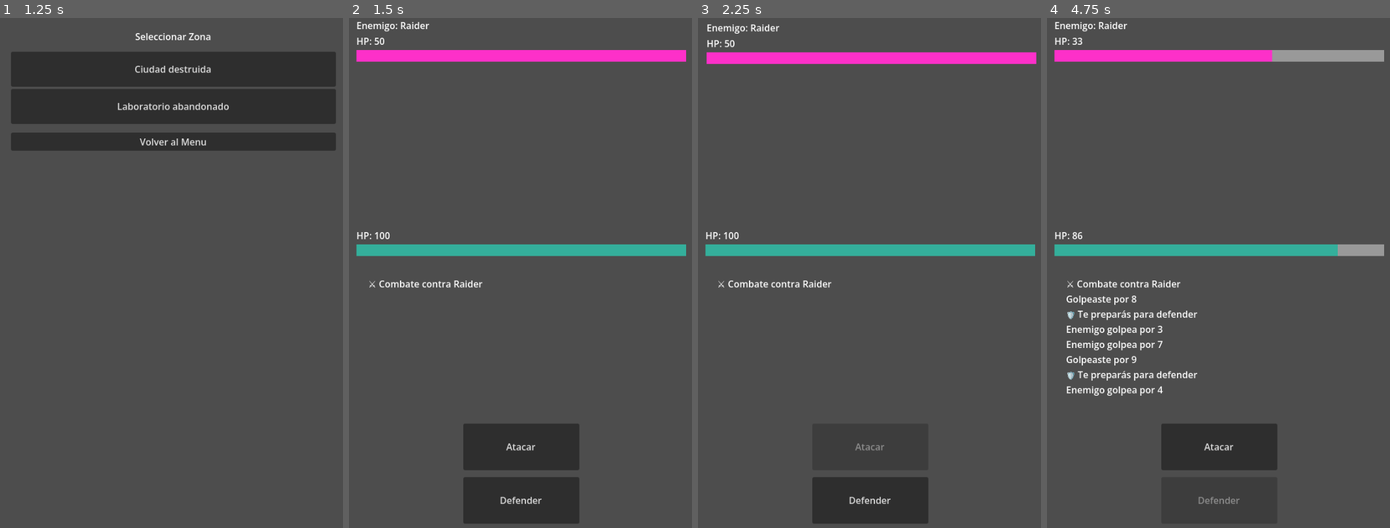
Above: before the commit, frames 1-4 (left to right).
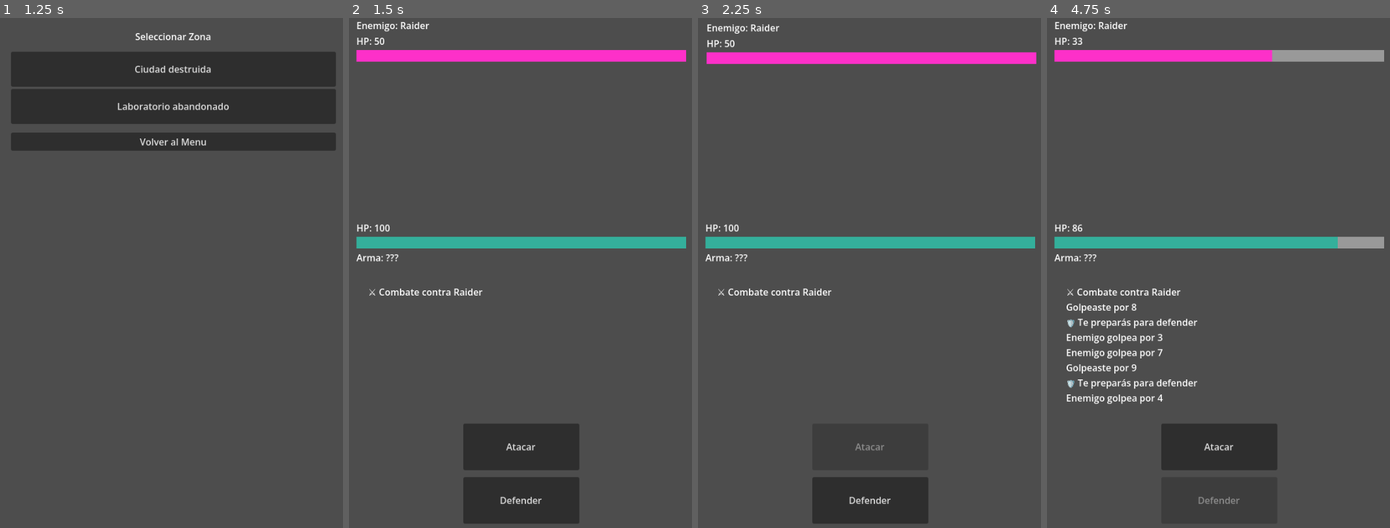
Above: after the commit, the same moments.

Repository: MirandaFrancoCBA/apocalypsheep
Game: Godot game, scene res://scenes/main_menu.tscn
The game is run twice, just before and just after one commit, with the same random seed, the same clock (stepped at 60 frames per second) and the same inputs.
Inputs:
- Up to frame 1 (1.25 s): click "JUGAR" at 0.5 s
- Up to frame 2 (1.5 s): click "Ciudad destruida" at 1.25 s
- Up to frame 3 (2.25 s): click "Atacar" at 2 s
- Up to frame 4 (4.75 s): click "Defender" at 2.75 s; click "Atacar" at 3.5 s; click "Defender" at 4.25 s

Frame 1 is identical in both runs. In frame 2, 3.6% of the frame differs, in the area x 2-99%, y 40-55%; in frame 3, 3.6%; in frame 4, 6.6%, in the area x 2-99%, y 40-76%.
Error before the commit: Invalid assignment of property or key 'text' with value of type 'String' on a base object of type 'Nil'. (res://scripts/ui/combat_screen.gd:265)

Commit message:
Feat: show weapon

Diff:
--- a/data/items.json
+++ b/data/items.json
@@ -29,7 +29,7 @@
     },
     {
         "id": "rusty_pistol",
-        "name": "Pistola Oxidada",
+        "name": "Pistola Oxidada Agujereadora",
         "type": "weapon",
         "damage": 3,
         "effect": "bleed",
--- a/scenes/combat_screen.tscn
+++ b/scenes/combat_screen.tscn
@@ -12,7 +12,7 @@
 [sub_resource type="StyleBoxFlat" id="StyleBoxFlat_032jr"]
 bg_color = Color(0.20565334, 0.68708014, 0.6062001, 1)
 
-[node name="CombatScreen" type="Control" unique_id=844330171 …(234 unchanged characters)… ts_container", "enemy_effects_container")]
+[node name="CombatScreen" type="Control" unique_id=844330171 …(234 unchanged characters)… ts_container", "enemy_effects_container", "label_weapon")]
 layout_mode = 3
 anchors_preset = 15
 anchor_right = 1.0
@@ -33,6 +33,7 @@
 button_defend = NodePath("MarginContainer/VBoxContainer/ButtonDefend")
 player_effects_container = NodePath("MarginContainer/VBoxContainer/PlayerContainer/PlayerEffects")
 enemy_effects_container = NodePath("MarginContainer/VBoxContainer/EnemyContainer/EnemyEffects")
+label_weapon = NodePath("MarginContainer/VBoxContainer/PlayerContainer/LabelWeapon")
 
 [node name="MarginContainer" type="MarginContainer" parent="." unique_id=1555668808]
 layout_mode = 1
@@ -93,6 +94,9 @@
 step = 1.0
 show_percentage = false
 
+[node name="LabelWeapon" type="Label" parent="MarginContainer/VBoxContainer/PlayerContainer" unique_id=1383726120]
+layout_mode = 2
+
 [node name="PlayerEffects" type="HBoxContainer" parent="MarginContainer/VBoxContainer/PlayerContainer" unique_id=1244911006]
 layout_mode = 2
 
